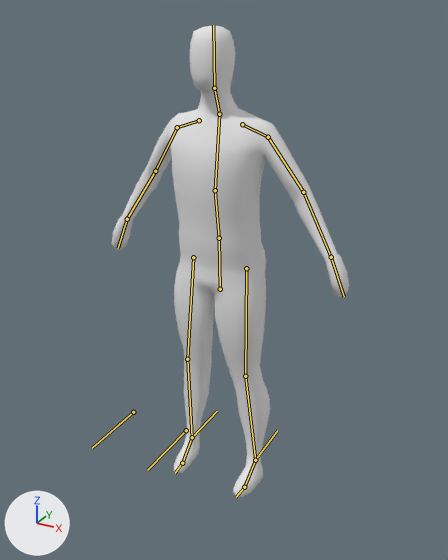
The Blender file Awful Summer Jam 19/Assets/Blend Files/Character.blend, before and after one commit.
Rendered twice from a camera (50 mm lens) standing at (2.33, -4.14, 4.06) and looking at (0.04, 0.04, 1.97). The lights are fixed; the arrows at lower left show +X, +Y and +Z. The bones that bend it are drawn over the model as lines.
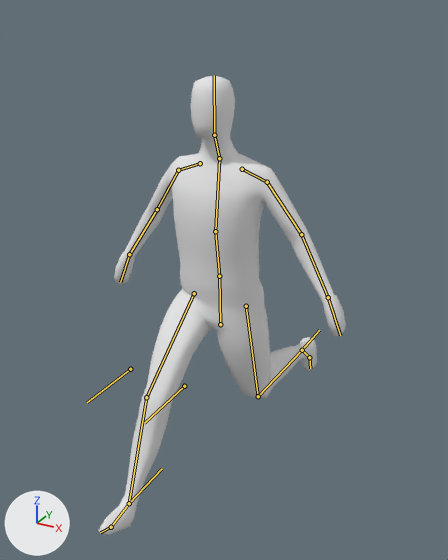
The newer file adds an action. The first version stands in its rest pose; the second is drawn at frame 19 of the action 'Run'.

What differs and where, as boxes [x1, y1, x2, y2] in the pictures (448 x 560 px):
'Cube', posed
    before: [112, 25, 349, 498]
    after: [99, 76, 346, 535]
bone 'Hips', root to tip
    before: (220, 289) to (219, 238)
    after: (220, 324) to (219, 276)
bone 'Foot.L', root to tip
    before: (255, 460) to (244, 487)
    after: (302, 350) to (309, 357)
bone 'Toes.L', root to tip
    before: (244, 487) to (236, 497)
    after: (309, 357) to (310, 368)
bone 'Foot.R', root to tip
    before: (192, 437) to (182, 463)
    after: (129, 503) to (111, 527)
bone 'Toes.R', root to tip
    before: (182, 463) to (175, 473)
    after: (111, 527) to (100, 532)
bone 'IK.L', root to tip
    before: (255, 460) to (277, 430)
    after: (302, 350) to (319, 330)
bone 'IK.R', root to tip
    before: (192, 437) to (217, 411)
    after: (129, 503) to (162, 468)
bone 'Pole.L', root to tip
    before: (186, 430) to (147, 470)
    after: (184, 386) to (144, 423)
bone 'Pole.R', root to tip
    before: (133, 412) to (92, 448)
    after: (130, 369) to (87, 402)

What the commit changed:
Bone 'Hips' (bone_hips) moves from (0.0, 0.0, 0.0) to (0.0, -0.337, 0.01).
Bone 'Foot.L' (bone_foot_l) turns from (0, 0, 0) to (-13, 1, 1) degrees about its own x, y and z.
Bone 'Toes.L' (bone_toes_l) turns from (0, 0, 0) to (-6, 0, 0) degrees about its own x, y and z.
Bone 'Foot.R' (bone_foot_r) turns from (0, 0, 0) to (11, 0, 0) degrees about its own x, y and z.
Bone 'Toes.R' (bone_toes_r) turns from (0, 0, 0) to (-6, 0, 0) degrees about its own x, y and z.
Bone 'IK.L' (bone_ik_l) moves from (0.0, 0.0, 0.0) to (0.0, 1.068, 0.635).
Bone 'IK.R' (bone_ik_r) moves from (0.0, 0.0, 0.0) to (0.0, -1.029, 0.01).
Bone 'Pole.L' (bone_pole_l) moves from (0.0, 0.0, 0.0) to (0.0, 0.0, 0.393).
Bone 'Pole.R' (bone_pole_r) moves from (0.0, 0.0, 0.0) to (0.0, 0.0, 0.393).
